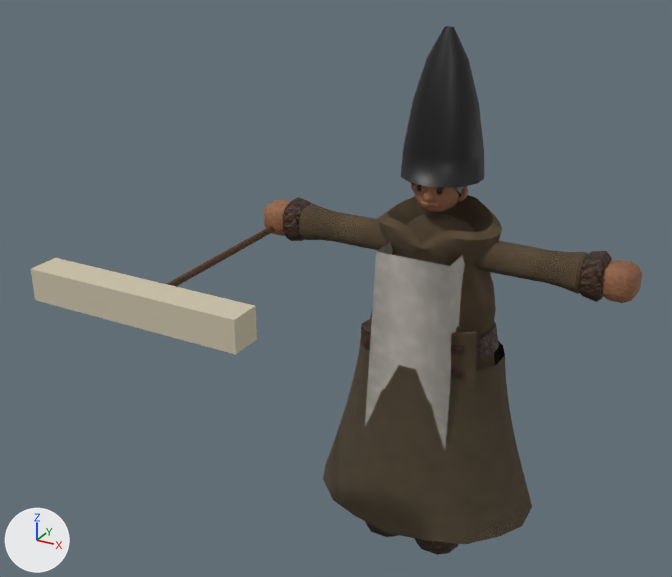
One commit to the glTF model csharp/Unciv.Godot/Packs/units/models/unit/Inquisitor.glb: the scene before it, then after it.
Both versions are drawn from a 50 mm lens placed at (0.516, -1.26, 1.042), pointed at (-0.113, -0.118, 0.471). The lights are fixed; the arrows at lower left show +X, +Y and +Z. The picture after the commit comes second. Where no turn or scale is listed for an object, it has been applied to the vertices. Vertices at exactly the same position are counted once.

Names of what the first picture shows: 'Prop', 'Warrior'.
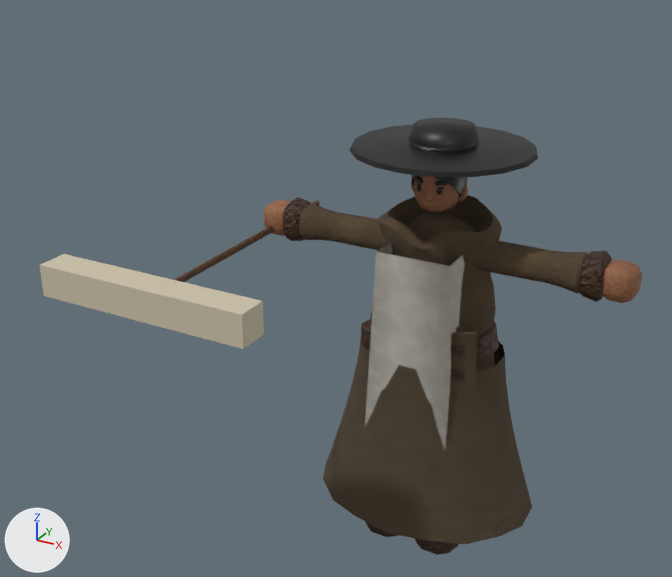
The newer file is also rescaled (x1.247) as a whole; pictures and numbers use the older file's frame.

The change, as a diff of the scene's bpy script:
```diff
--- a/csharp/Unciv.Godot/Packs/units/models/unit/Inquisitor.glb.py
+++ b/csharp/Unciv.Godot/Packs/units/models/unit/Inquisitor.glb.py
@@ me_mesh_skinned @@
 # used by ob_warrior; location = (0.0, 0.0, -0.009)
-me_mesh_skinned.from_pydata(...)  # 2304 vertices, 4417 faces; spans x -0.309..0.309, y -0.149..0.146, z 0.009..0.859
+me_mesh_skinned.from_pydata(...)  # 2324 vertices, 4457 faces; spans x -0.309..0.309, y -0.149..0.151, z 0.009..0.722
+# me_mesh_skinned part 1
+# 6 vertices are removed from x -0.028..0.013, y -0.05..0.01, z 0.641..0.859
+# 43 faces are deleted
+# 66 vertices move from x -0.062..0.062, y -0.053..0.074, z 0.641..0.859 to x -0.135..0.138, y -0.13..0.151, z 0.68..0.718
+# 26 vertices are added at x -0.138..0.018, y -0.127..0.035, z 0.68..0.722
+# 83 new faces join them, mat_dark
+# me_mesh_skinned part 2: 97 kept faces spanning x -0.135..0.138, y -0.13..0.151, z 0.68..0.718 get new texture (UV) coordinates
 me_mesh_skinned.materials.append(mat_wool)
@@ ob_prop @@
 ob_prop = bpy.data.objects.new('Prop', me_mesh_prop)
-ob_prop.location = (-0.285, -0.068, 0.508)
+ob_prop.location = (-0.285, -0.051, 0.508)
```

Location of each change, (x1, y1, x2, y2) in pixels of the pictures (672 x 577 px; the box of a moved part takes in the faces that stretch with it):
'Warrior', reshaped (17% shorter): before (264, 26, 642, 555); after (264, 118, 642, 555)
'Prop', moved: before (31, 203, 313, 354); after (40, 200, 320, 349)
part 1 of me_mesh_skinned, moved or reshaped: before (401, 26, 458, 186); after (350, 118, 475, 174)
part 2 of me_mesh_skinned, surface changed: before (401, 27, 484, 188); after (371, 124, 538, 177)
